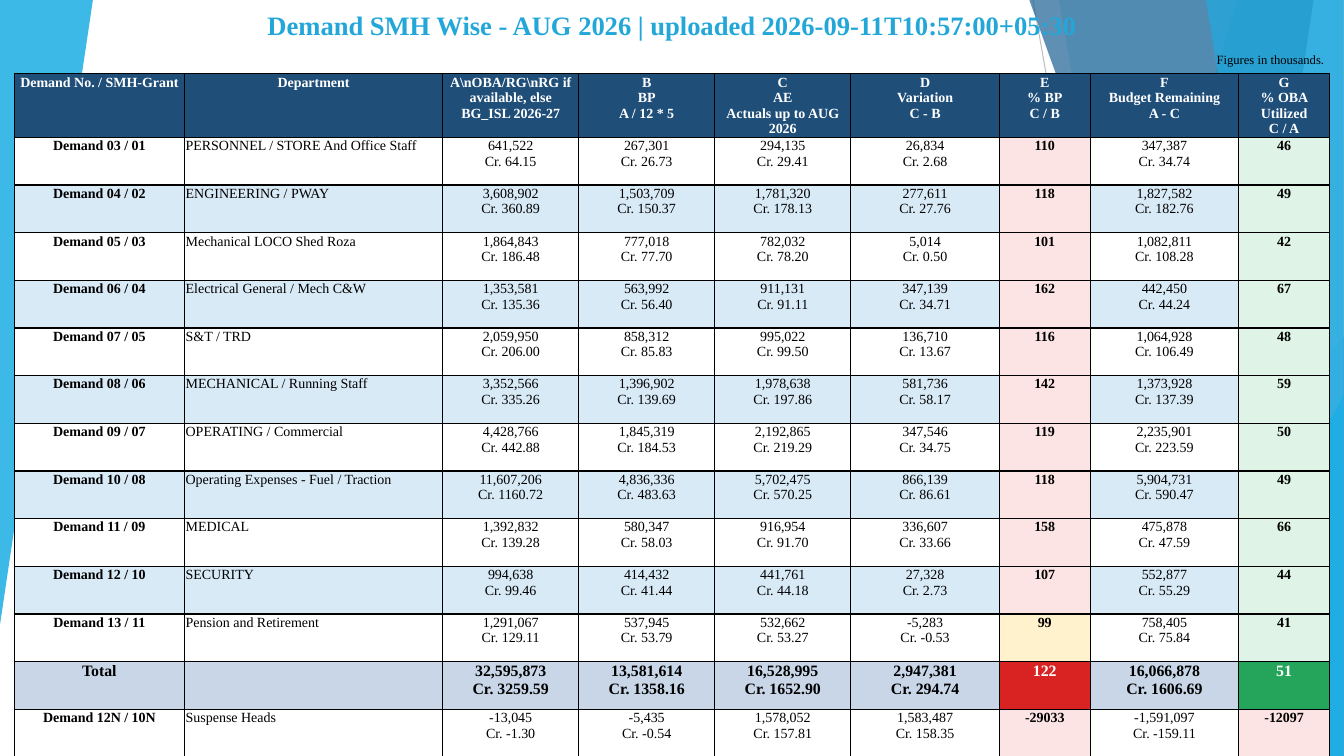
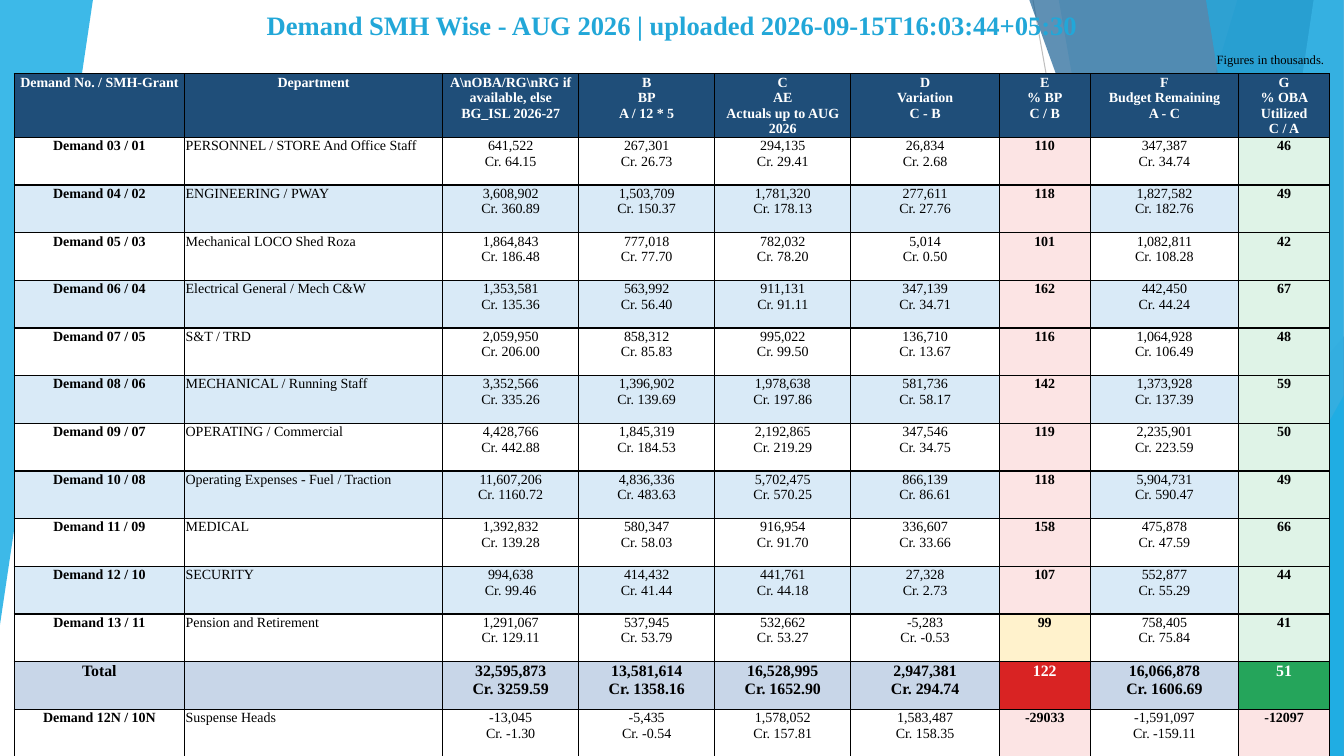
Before and after one commit to girishtiwari007/MB-BUDGET, a slide deck: slide 2 of exports/Moradabad_Division_Current_Year_Budget_Analysis.pptx. Drawn at 1344x756 pixels with LibreOffice and Linux fonts; fonts in the diff are those of the drawing. Boxes give left, top, right and bottom in pixels: in the first picture for what was removed or moved away, otherwise in the second. Text is boxed around its words. In the diff, an @@ line names an element or a change of style, - is before the commit and + after.

```diff
--- a/exports/Moradabad_Division_Current_Year_Budget_Analysis.pptx
+++ b/exports/Moradabad_Division_Current_Year_Budget_Analysis.pptx
@@ text at bbox=[267, 14, 1077, 41]: text changed @@
-Demand SMH Wise - AUG 2026 | uploaded 2026-09-11T10:57:00+05:30
+Demand SMH Wise - AUG 2026 | uploaded 2026-09-15T16:03:44+05:30
```
Also in this commit, not shown: 11 other slides changed, 39 other files.
